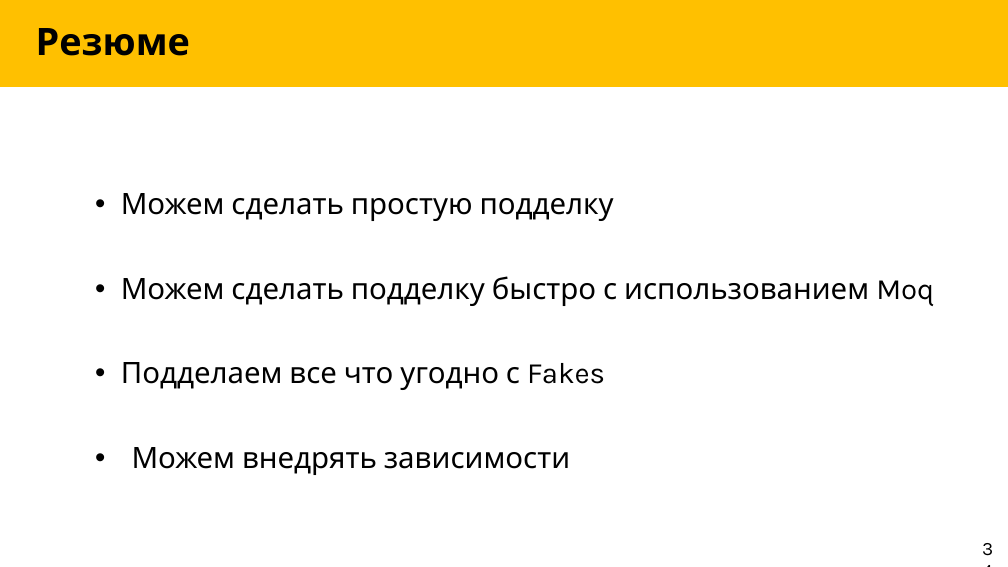
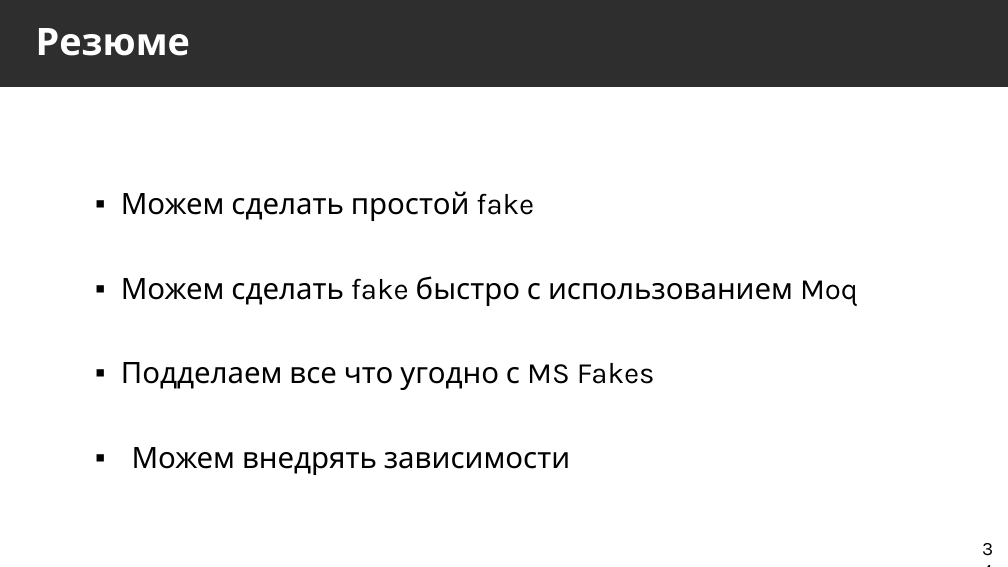
Before and after one commit to Markeli/BugsStrikesBack, a slide deck: slide 34 of docs/Markelow.UnitTests.pptx. Drawn at 1008x567 pixels with LibreOffice and Linux fonts; fonts in the diff are those of the drawing. Boxes give left, top, right and bottom in pixels: in the first picture for what was removed or moved away, otherwise in the second. Text is boxed around its words. In the diff, an @@ line names an element or a change of style, - is before the commit and + after.

Commit message:
Fixed theme and numeration in presentation

```diff
--- a/docs/Markelow.UnitTests.pptx
+++ b/docs/Markelow.UnitTests.pptx
@@ title "Резюме" at <box>0,0,1008,87</box>: text colour #000000 to #FFFFFF; fill #FFC000 to #2E2E2E @@
@@ text at <box>121,191,858,390</box>: text changed @@
-• Можем сделать простую подделку
-• Можем сделать подделку быстро с использованием Moq
-• Подделаем все что угодно с Fakes
+▪ Можем сделать простой fake
+▪ Можем сделать fake быстро с использованием Moq
+▪ Подделаем все что угодно с MS Fakes
```
Also in this commit, not shown: 45 other slides changed, 7 slides added, 8 slides removed.
